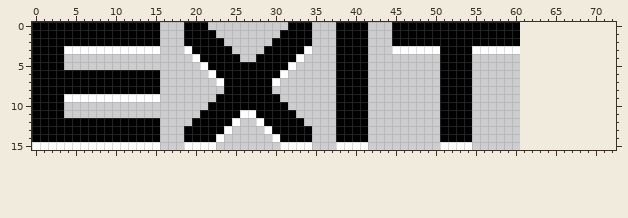
Pixel-art file -- Assets/Sprites/UI/_Exit.aseprite. That is the earlier state.
61x16 pixels, 1 frame. The old version is drawn lined up with the new one, on the new canvas.
Once edited:
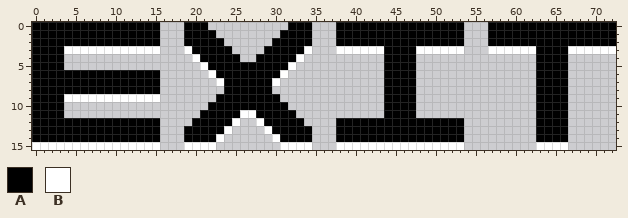
Palette (. is transparent): A #000000  B #ffffff
Difference:
canvas 61x16 -> 73x16
The author put colour A in rows 0 to 2 at x 42 to 44 and 61 to 72; in row 3 at x 44 and 63 to 66; in rows 4 to 11 at x 44 to 47 and 63 to 66; in rows 12 to 14 at x 42 to 50 and 63 to 66.
Colour B becomes colour A in row 3 at x 45 to 47.
The author put colour B in row 3 at x 42 to 43, 61 to 62 and 67 to 72; in row 15 at x 42 to 50 and 63 to 66.
Colour A becomes colour B in row 3 at x 38 to 41 and 51 to 53.
Colour A is removed in rows 0 to 2 at x 54 to 56; in row 3 at x 54; in rows 4 to 11 at x 38 to 41 and 51 to 54; in rows 12 to 14 at x 54.
Colour B is removed in row 3 at x 55 to 56; in row 15 at x 54.
Changed places in both pictures, as pixel boxes (x1, y1, x2, y2):
changed: (336, 22, 488, 150)
added: (520, 22, 616, 150)
